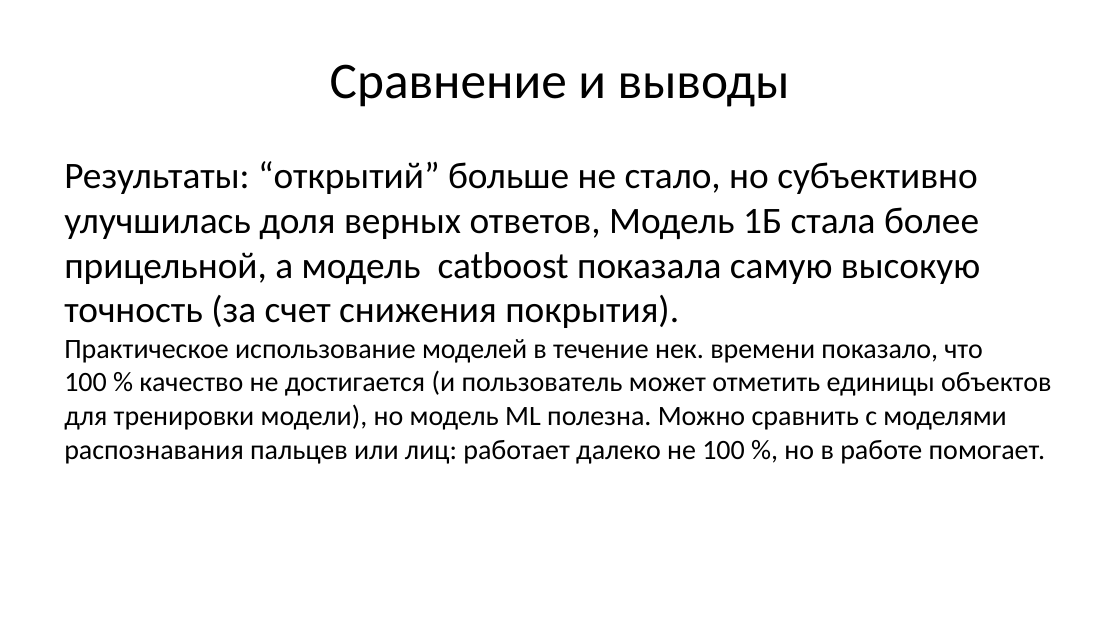
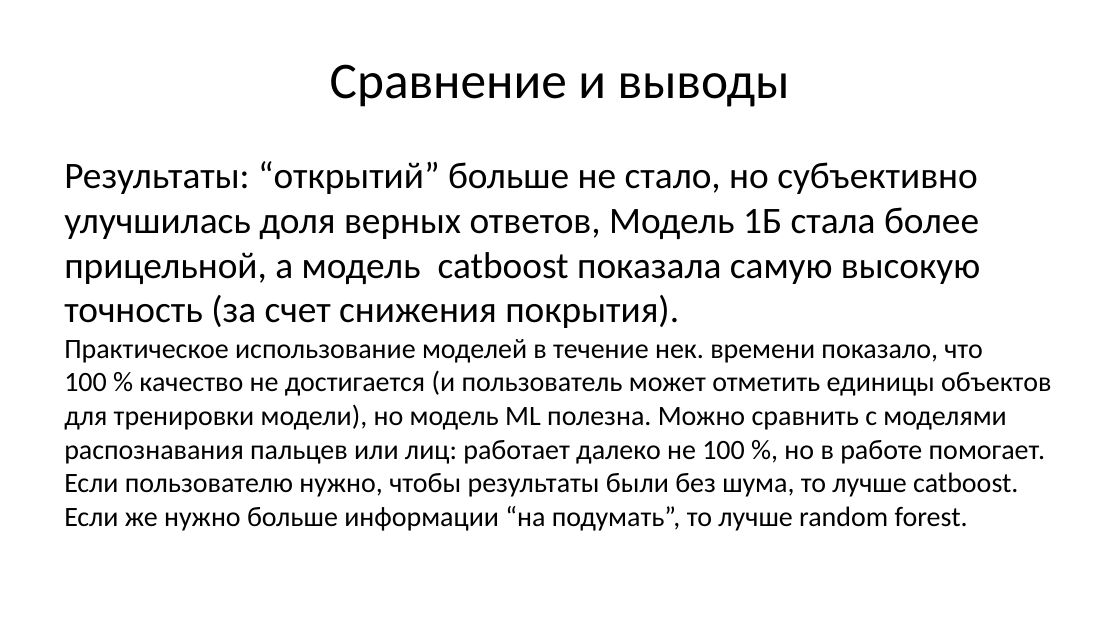
Before and after one commit to Charles-Wi/OtusML, a slide deck: slide 9 of Diploma/User cases при использовании моделей.pptx. Drawn at 1120x630 pixels with LibreOffice and Linux fonts; fonts in the diff are those of the drawing. Boxes give left, top, right and bottom in pixels: in the first picture for what was removed or moved away, otherwise in the second. Text is boxed around its words. In the diff, an @@ line names an element or a change of style, - is before the commit and + after.

```diff
--- a/Diploma/User cases при использовании моделей.pptx
+++ b/Diploma/User cases при использовании моделей.pptx
@@ text at [64, 472, 1018, 531]: paragraph added @@
+Если пользователю нужно, чтобы результаты были без шума, то лучше catboost. Если же нужно больше информации “на подумать”, то лучше random forest.
```
Also in this commit, not shown: 3 other slides changed, 3 other files.
